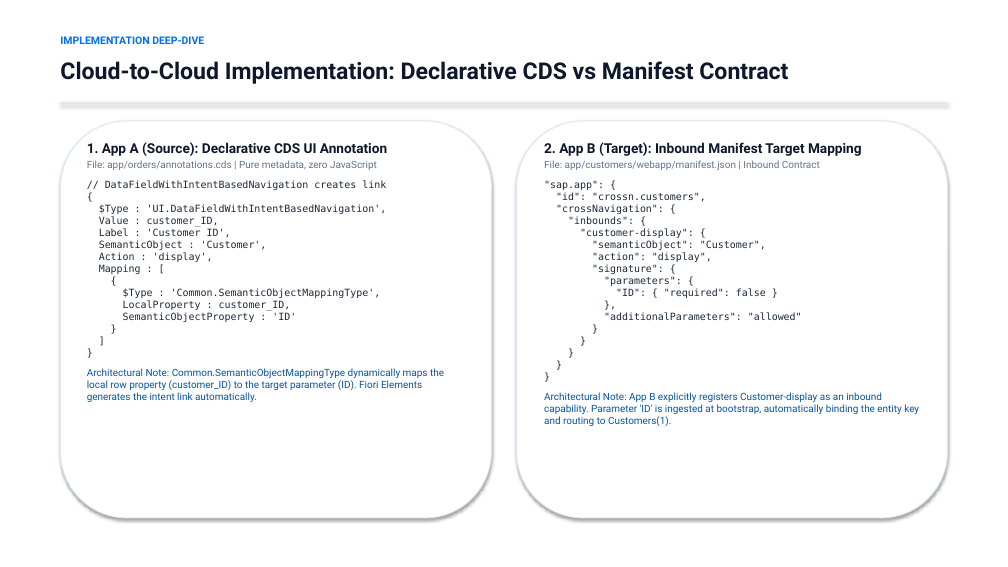
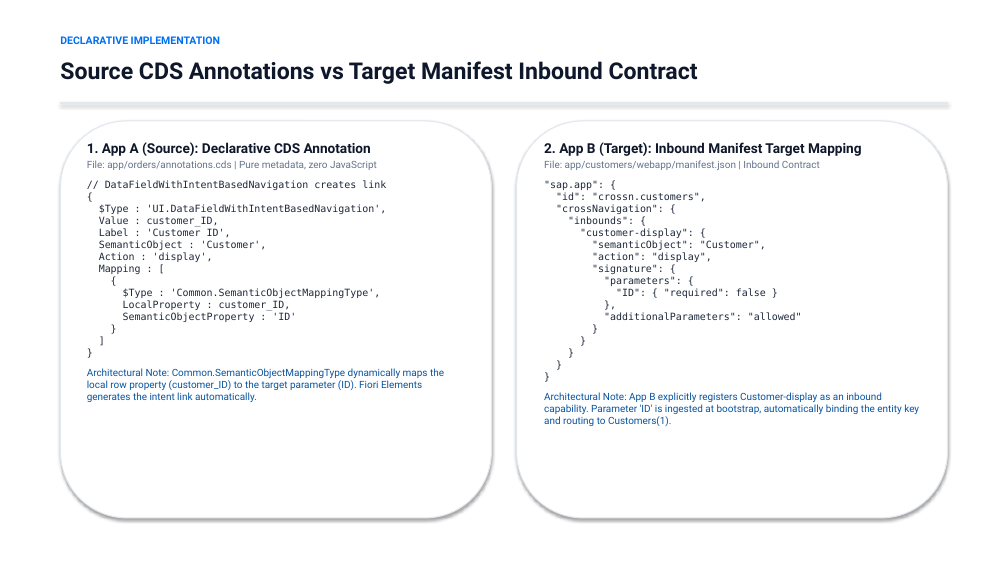
Before and after one commit to riteshpp05/cross-navigation, a slide deck: slide 5 of SAP_Cross_Navigation.pptx. Drawn at 1008x567 pixels with LibreOffice and Linux fonts; fonts in the diff are those of the drawing. Boxes give left, top, right and bottom in pixels: in the first picture for what was removed or moved away, otherwise in the second. Text is boxed around its words. In the diff, an @@ line names an element or a change of style, - is before the commit and + after.

```diff
--- a/SAP_Cross_Navigation.pptx
+++ b/SAP_Cross_Navigation.pptx
@@ text at bbox=[60, 36, 220, 44]: text changed @@
-IMPLEMENTATION DEEP-DIVE
+DECLARATIVE IMPLEMENTATION
@@ text at bbox=[60, 61, 698, 84]: text changed @@
-Cloud-to-Cloud Implementation: Declarative CDS vs Manifest Contract
+Source CDS Annotations vs Target Manifest Inbound Contract
@@ text at bbox=[87, 142, 371, 156]: text changed @@
-1. App A (Source): Declarative CDS UI Annotation
+1. App A (Source): Declarative CDS Annotation
```
Also in this commit, not shown: 3 other slides changed, 7 slides added, 6 slides removed, 4 other files.
